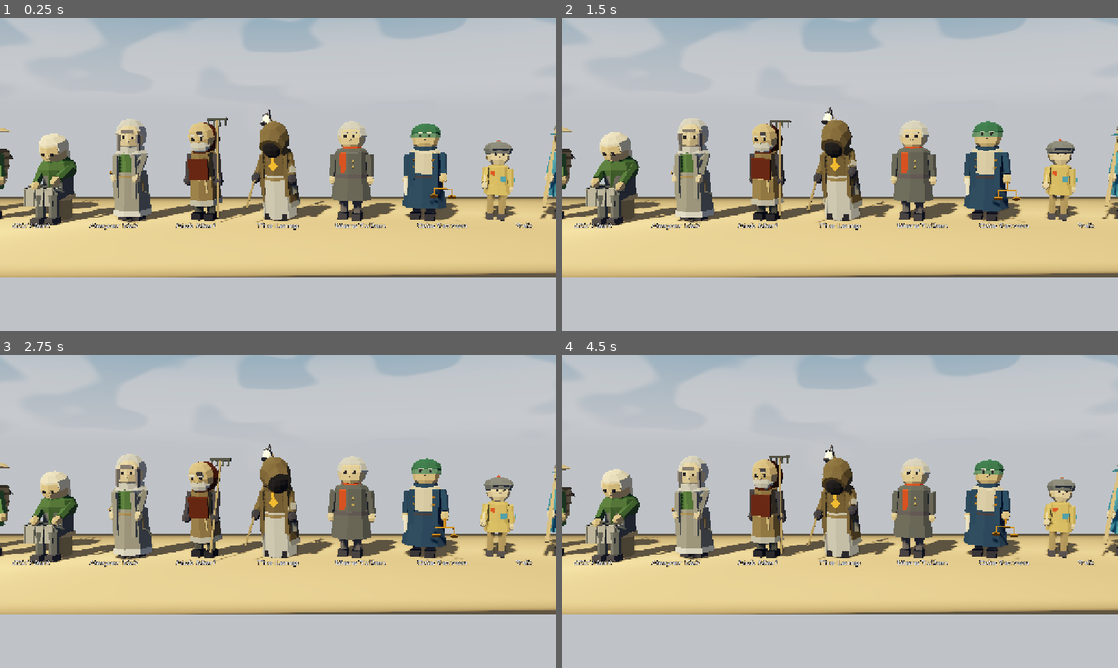
Above: before the commit, frames 1-4 (two rows, left to right).
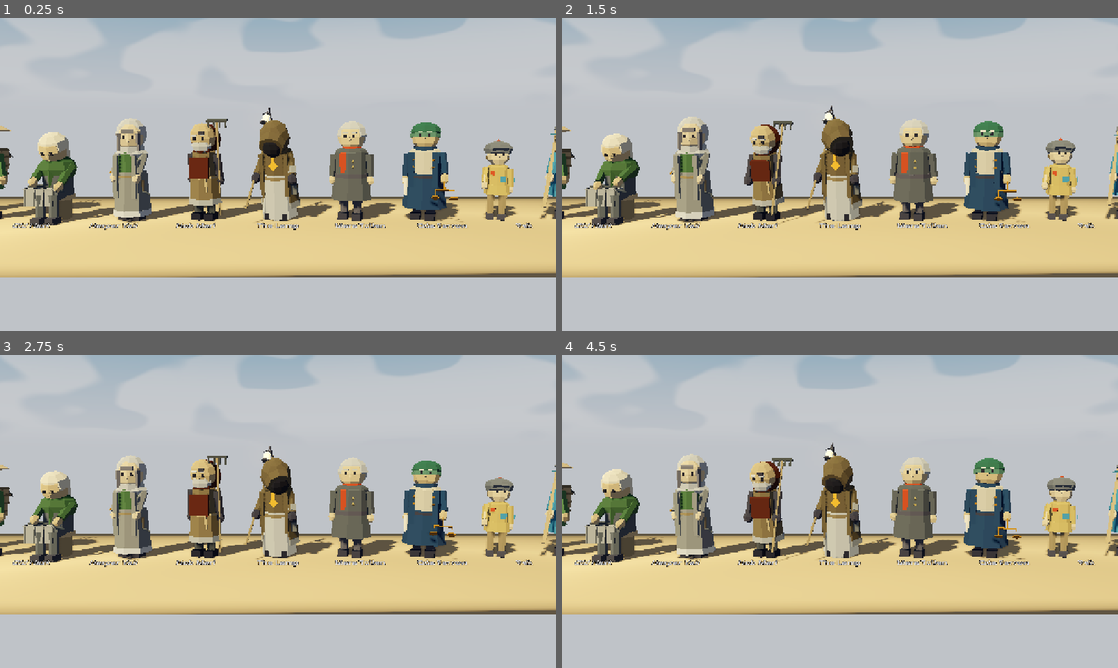
Above: after the commit, the same moments.

Repository: LoganChu/Agent_Game_Playground
Game: Godot game, scene res://scenes/debug/character_lineup.tscn
The game is run twice, just before and just after one commit, with the same random seed, the same clock (stepped at 60 frames per second) and the same inputs. This scene is started directly instead of the project's main scene.
Inputs (mouse positions are in pixels of both pictures, inside the frame that each line leads up to):
- Up to frame 1 (0.25 s): no input
- Up to frame 2 (1.5 s): tap Enter at 0.5 s; move the mouse to (962, 158) at 0.52 s; hold D (move_right) 0.53-1.25 s; tap Q (camera_left) at 0.6 s; click (962, 158) at 0.67 s; tap Space at 0.77 s; drag from (728, 190) to (812, 237) at 1.27 s
- Up to frame 3 (2.75 s): move the mouse to (333, 442) at 2.02 s; hold D (move_right) from 2.03 s (still down); hold E (interact) from 2.03 s (still down)
- Up to frame 4 (4.5 s): release D (move_right) at 2.75 s; release E (interact) at 2.75 s; drag from (812, 574) to (673, 464) at 2.77 s; move the mouse to (1006, 558) at 3.52 s; hold A (move_left) 3.53-4.25 s; tap Enter at 3.6 s; tap Space at 3.77 s; drag from (673, 464) to (756, 433) at 4.27 s

The runs differ from the first frame. In frame 1, 2.0% of the frame differs, in the area x 0-100%, y 28-66%; in frame 2, 2.9%; in frame 3, 2.9%; in frame 4, 3.4%.

Commit message:
fix: ember_cost_map is Dijkstra on a binary heap — the LIFO label-correcting search re-relaxed cells (8.6 s on the woods, now 43 ms); the test suite drops from 280 s to 26 s, well inside the gate's 300 s
Co-Authored-By: Claude Opus 5.5 <noreply@anthropic.com>
Claude-Session: https://claude.ai/code/session_018G9BkW6CWbZFwyTUETZx5a

Diff:
--- a/scripts/core/greying.gd
+++ b/scripts/core/greying.gd
@@ -128,15 +128,60 @@
 		if depth[c] < CLEAR_DEPTH:
 			cost[c] = 0.0
 			frontier.append(c)
-	# Label-correcting search; the grid is small (a few thousand cells).
-	while not frontier.is_empty():
-		var c: Vector2i = frontier.pop_back()
+	# Dijkstra with a binary heap of [cost, cell]. (Until Day 31 this was a LIFO label-correcting
+	# search, which re-relaxed cells over and over: 8.6 s on the woods' 2,210 cells.)
+	var heap: Array = []
+	for c: Vector2i in frontier:
+		_heap_push(heap, [0.0, c])
+	var done: Dictionary = {}
+	while not heap.is_empty():
+		var top: Array = _heap_pop(heap)
+		var c: Vector2i = top[1]
+		if done.has(c):
+			continue
+		done[c] = true
 		for step: Vector2i in [Vector2i(1, 0), Vector2i(-1, 0), Vector2i(0, 1), Vector2i(0, -1)]:
 			var n := c + step
-			if not reachable.has(n):
+			if not reachable.has(n) or done.has(n):
 				continue
 			var through := float(cost[c]) + (float(depth[c]) + float(depth[n])) * 0.5 * step_cost
 			if not cost.has(n) or through < float(cost[n]) - 0.00001:
 				cost[n] = through
-				frontier.append(n)
+				_heap_push(heap, [through, n])
 	return cost
+
+
+## Min-heap helpers for ember_cost_map: `heap` holds [cost, payload] pairs.
+static func _heap_push(heap: Array, entry: Array) -> void:
+	heap.append(entry)
+	var i := heap.size() - 1
+	while i > 0:
+		var parent := (i - 1) >> 1
+		if float(heap[parent][0]) <= float(heap[i][0]):
+			break
+		var swap: Array = heap[parent]
+		heap[parent] = heap[i]
+		heap[i] = swap
+		i = parent
+
+
+static func _heap_pop(heap: Array) -> Array:
+	var top: Array = heap[0]
+	var last: Array = heap.pop_back()
+	if heap.is_empty():
+		return top
+	heap[0] = last
+	var i := 0
+	var n := heap.size()
+	while true:
+		var smallest := i
+		for child: int in [i * 2 + 1, i * 2 + 2]:
+			if child < n and float(heap[child][0]) < float(heap[smallest][0]):
+				smallest = child
+		if smallest == i:
+			break
+		var swap: Array = heap[smallest]
+		heap[smallest] = heap[i]
+		heap[i] = swap
+		i = smallest
+	return top
--- a/tests/test_greying.gd
+++ b/tests/test_greying.gd
@@ -127,3 +127,17 @@
 	var report := validator.report()
 	assert_true(report.contains("object 'far_end'") and report.contains("ember to reach through the Greying"), "budget reported:\n" + report)
 	assert_false(report.contains("object 'near'"), "content a short way in is fine")
+
+
+func test_ember_cost_heap_pops_cheapest_first() -> void:
+	# Day 31: ember_cost_map is Dijkstra over a binary heap (it was a LIFO search, 8.6 s on the woods).
+	var heap: Array = []
+	var values := [0.7, 0.1, 0.9, 0.3, 0.3, 0.0, 0.5, 2.0, 0.05]
+	for i in values.size():
+		Greying._heap_push(heap, [values[i], i])
+	var out: Array = []
+	while not heap.is_empty():
+		out.append(float(Greying._heap_pop(heap)[0]))
+	var sorted := values.duplicate()
+	sorted.sort()
+	assert_eq(out, sorted, "the heap gives costs back cheapest first")
